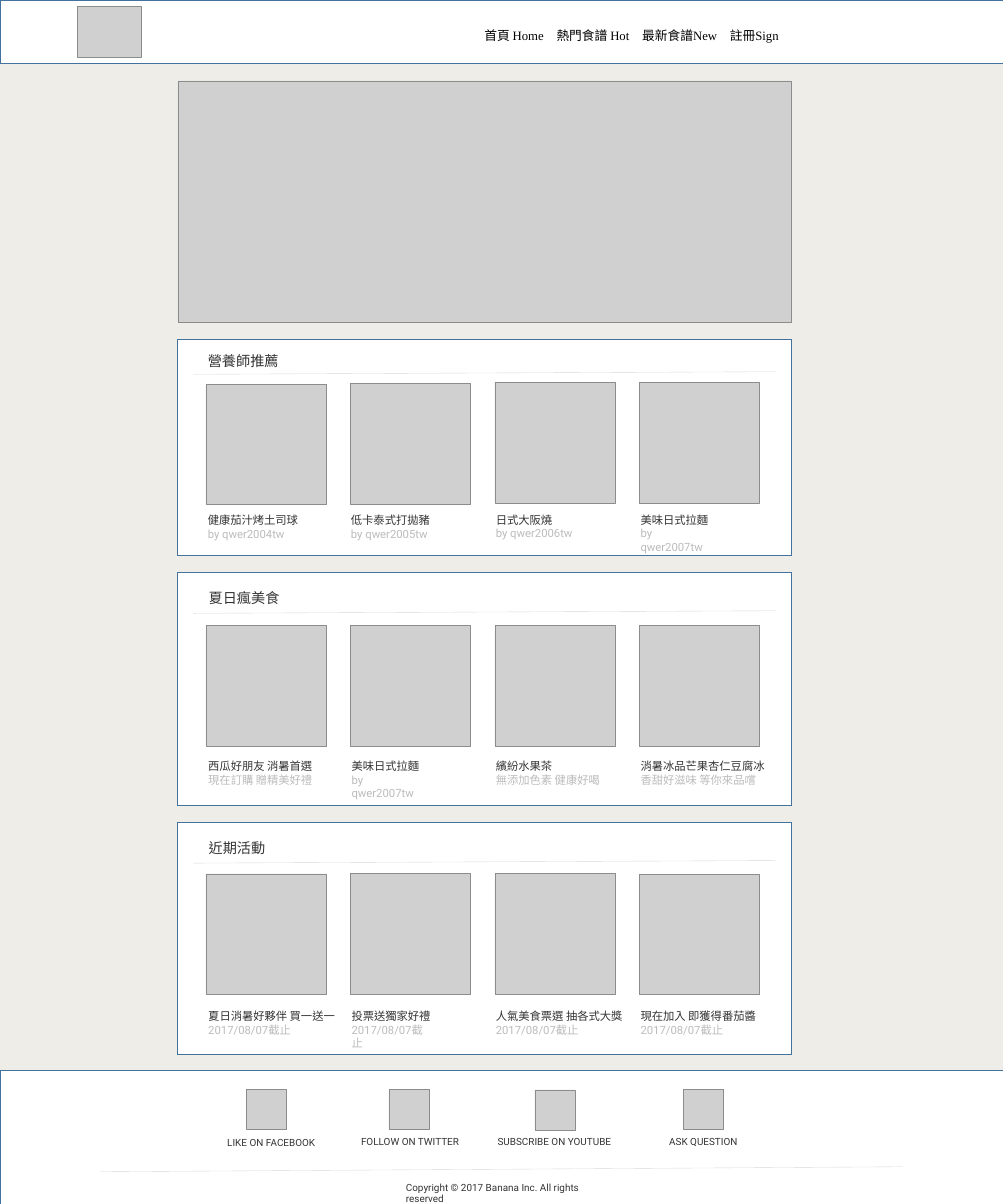
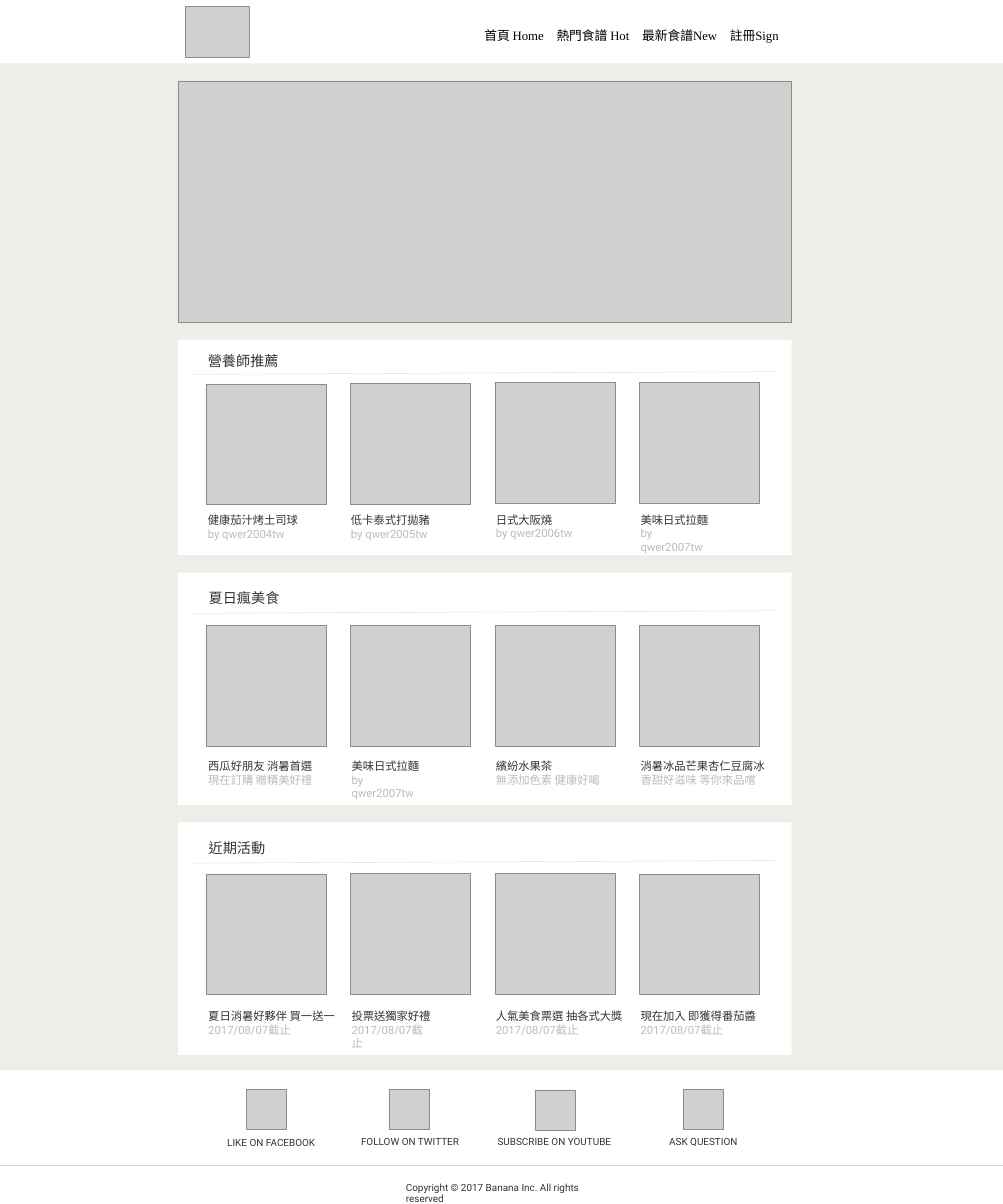
Before and after one commit to ren-hao/MidProject, a slide deck: slide 1 of Midterm_Project/視覺稿/首頁(視覺稿).pptx. Drawn at 1003x1204 pixels with LibreOffice and Linux fonts; fonts in the diff are those of the drawing; grey boxes stand for pictures. Boxes give left, top, right and bottom in pixels: in the first picture for what was removed or moved away, otherwise in the second. Text is boxed around its words. In the diff, an @@ line names an element or a change of style, - is before the commit and + after.

```diff
--- a/Midterm_Project/視覺稿/首頁(視覺稿).pptx
+++ b/Midterm_Project/視覺稿/首頁(視覺稿).pptx
@@ picture: place and size @@
-picture at <box>77,6,141,57</box>
+picture at <box>185,6,249,57</box>
@@ outline #43739E 1 pt to none in 5 elements at <box>178,339,792,555</box>, <box>0,0,1003,63</box>, <box>178,572,792,804</box>, <box>178,822,792,1054</box>, <box>0,1070,1003,1203</box> @@
@@ line moved from (100, 1171) - (903, 1166) to (0, 1165) - (1003, 1165) @@
```
Also in this commit, not shown: 1 other file.
